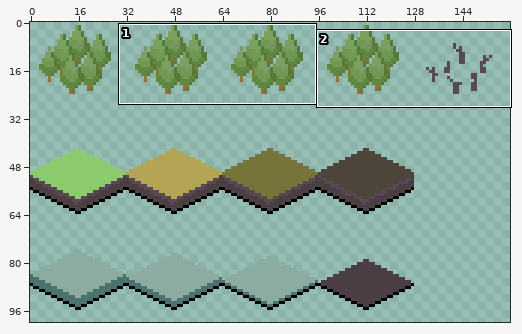
Sprite sheet, stored at bhx/Graphix/tiles.png. The picture above shows the old version from afar; the outline marks the close-up.
Close-up. Before the commit:
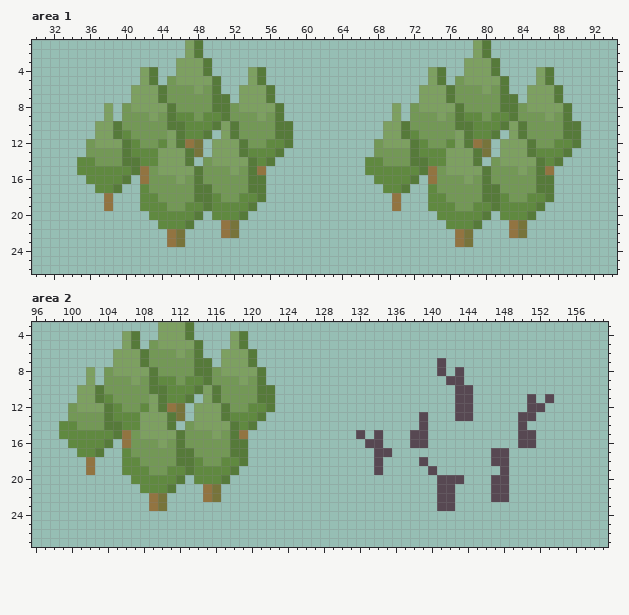
The file is 160x128 pixels. Shown: area 1: x 30..94, y 1..26; area 2: x 96..159, y 3..27. The wide view leaves out empty margins.
After:
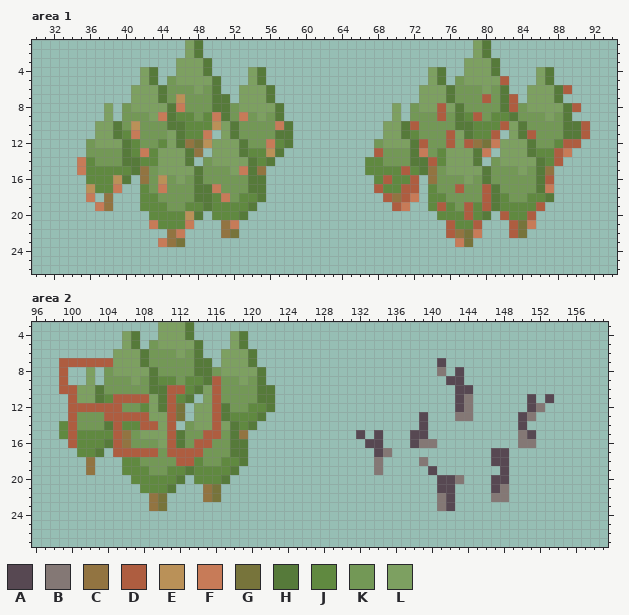
Palette (. is transparent): A #574852  B #847875  C #927441  D #ae5d40  E #ba9158  F #c77b58  G #77743b  H #567a3a  J #608940  K #739856  L #7da061
The exact change:
--- area 1
@@ x 30..94 @@
  4 ............LH..LLLH....LH..................LH..LLLH....LH.......
- 5 ............LH.KLLLLH...LH..................LH.KLLLLH...LH.......
- 6 ...........LLLHKKKLKH..LLLH................LLLHKKKLKH..LLLH......
- 7 ...........LLLHKKKKKHH.LLLH................LLLHKKKKKHH.LLLH......
- 8 ........L.KLLLLHKKKKHHKLLLLH............L.KLLLLHKKKKHHKLLLLH.....
- 9 ........L.KKKLKHJJKJJHKKKLKH............L.KKKLKHJJKJJHKKKLKH.....
-10 .......LLHKKKKKHHJJJHLHKKKKHH..........LLHKKKKKHHJJJHLHKKKKHH....
-11 .......LLHJKKKKLHJJH.LHKKKKHH..........LLHJKKKKLHJJH.LHKKKKHH....
-12 ......KLLLHJKKJLHCG.LLLHKKJJH.........KLLLHJKKJLHCG.LLLHKKJJH....
-13 ......KKKKHJJJLLLHG.LLLHJJJH..........KKKKHJJJLLLHG.LLLHJJJH.....
-14 .....JJKKKHHJJLLLH.KLLLLHJH..........JJKKKHHJJLLLH.KLLLLHJH......
-15 .....JJJJJJHCKLLLLHKKKLKHC...........JJJJJJHCKLLLLHKKKLKHC.......
-16 ......JJJJH.CKKKLKHKKKKKHH............JJJJH.CKKKLKHKKKKKHH.......
-17 .......JJH..JKKKKKHHKKKKHH.............JJH..JKKKKKHHKKKKHH.......
-18 ........C...JJKKKKHHJKKJJH..............C...JJKKKKHHJKKJJH.......
-19 ........C...JJJKKJJHJJJJH...............C...JJJKKJJHJJJJH........
-20 .............JJJJJH.JJJH.....................JJJJJH.JJJH.........
-21 ..............JJJH...CG.......................JJJH...CG..........
-22 ...............CG....CG........................CG....CG..........
-23 ...............CG..............................CG................
+ 5 ............LH.KLLLLH...LH..................LH.KLLLLD...LH.......
+ 6 ...........LLLHKKKLKH..LLLH................LLLHKKKLKH..LLLHD.....
+ 7 ...........LLLHKEKKKHH.LLLH................LLLHKKKDKHD.LLLH......
+ 8 ........L.KLLLLHFKKKHHKLLLLH............L.KLLDLHKKKKHDKLLLLHD....
+ 9 ........L.KKKLFHJJKJFHKFKLKH............L.KKKDKHJDKJJHKKKLKH.....
+10 .......LLHKEKKKHHJJJELHKKKKFH..........LLHDKKKKHHJJJDLHKKKKHHD...
+11 .......LLHJFKKKLHJJF.LHKKKKHH..........LLHJKKKDLHJJD.LHDKKKHHD...
+12 ......KLLLHJKKJLHCGELLLHKKFJH.........KLLLHDKKDLDCGFLLLHKKJDD....
+13 ......KKKKHJFJLLLHC.LLLHJJEH..........DKKKHFKJLLLHF.LLLHJJDF.....
+14 .....FJKKKHHJJLLLH.KLLLLHJH..........JJKKKHHDJLLLH.KLLLLHJD......
+15 .....FJJJJJHCKLLLLHKKKLFHC...........JJJJDJHCKLLLLHKKKLKHC.......
+16 ......JJJEH.CKEKLKHKKKKKHH............JDJJD.CKKKLKHKKKKKHD.......
+17 ......EJJF..JKFKKKHHFKKKHH............DJJDD.JKKDKKDHKKKKHF.......
+18 ......F.C...JJKKKKHHJFKJJH.............DCDF.JJKKKKDHJKKJJH.......
+19 .......FC...JJJKKJJHJJJJH...............DF..JDJKDJDHJJJJD........
+20 .............JJJJEH.JJJH.....................JJJDJH.DJJD.........
+21 .............FJJJF...CF.......................DJJD...DGF.........
+22 ...............CF....CG.......................DCGF...DG..........
+23 ..............FCG..............................FG................
 24 .................................................................
--- area 2
@@ x 96..159 @@
  6 .........LLLHKKKLKH..LLLH.......................................
- 7 .........LLLHKKKKKHH.LLLH....................A..................
- 8 ......L.KLLLLHKKKKHHKLLLLH...................A.A................
- 9 ......L.KKKLKHJJKJJHKKKLKH....................AA................
-10 .....LLHKKKKKHHJJJHLHKKKKHH....................AA...............
-11 .....LLHJKKKKLHJJH.LHKKKKHH....................AA......A.A......
-12 ....KLLLHJKKJLHCG.LLLHKKJJH....................AA......AA.......
-13 ....KKKKHJJJLLLHG.LLLHJJJH.................A...AA.....AA........
-14 ...JJKKKHHJJLLLH.KLLLLHJH..................A..........A.........
-15 ...JJJJJJHCKLLLLHKKKLKHC............A.A...AA..........AA........
-16 ....JJJJH.CKKKLKHKKKKKHH.............AA...AA..........AA........
-17 .....JJH..JKKKKKHHKKKKHH..............AA...........AA...........
-18 ......C...JJKKKKHHJKKJJH..............A....A.......AA...........
-19 ......C...JJJKKJJHJJJJH...............A.....A.......A...........
-20 ...........JJJJJH.JJJH.......................AAA...AA...........
-21 ............JJJH...CG........................AA....AA...........
-22 .............CG....CG........................AA....AA...........
-23 .............CG..............................AA.................
+ 7 ...DDDDDDLLLHKKKKKHH.LLLH....................A..................
+ 8 ...D..L.KLLLLHKKKKHHKLLLLH...................B.A................
+ 9 ...D..L.KKKLKHJJKJJHDKKLKH....................AA................
+10 ...DDLLHKKKKKHHDDJHLDKKKKHH....................AA...............
+11 ....DLLHJDDDDLHDJH.LDKKKKHH....................AB......A.A......
+12 ....DDDDDDKKJLHDG.LLDHKKJJH....................AB......AB.......
+13 ....DKKKDDDDDLLDG.LLDHJJJH.................A...BB.....AB........
+14 ...JDKKKHDJJDDLD.KLLDLHJH..................A..........A.........
+15 ...JDJJJJDCKLLLDHKKDDKHC............A.A...AA..........BA........
+16 ....DJJJHDCKKKLDHKDDKKHH.............AA...ABB.........BB........
+17 .....JJH.DDDDDKDDDDKKKHH..............AB...........AA...........
+18 ......C...JJKKKKDDJKKJJH..............B....B.......AA...........
+19 ......C...JJJKKJJHJJJJH...............B.....A.......A...........
+20 ...........JJJJJH.JJJH.......................AAB...AA...........
+21 ............JJJH...CG........................AA....AB...........
+22 .............CG....CG........................BA....BB...........
+23 .............CG..............................BA.................
 24 ................................................................
Boxes around the changes in both close-ups, in picture pixels (x1, y1, x2, y2):
changed: (374, 76, 590, 247)
changed: (77, 94, 284, 247)
changed: (59, 358, 221, 466)
changed: (374, 367, 473, 511)
changed: (518, 403, 545, 448)
changed: (491, 484, 509, 502)
